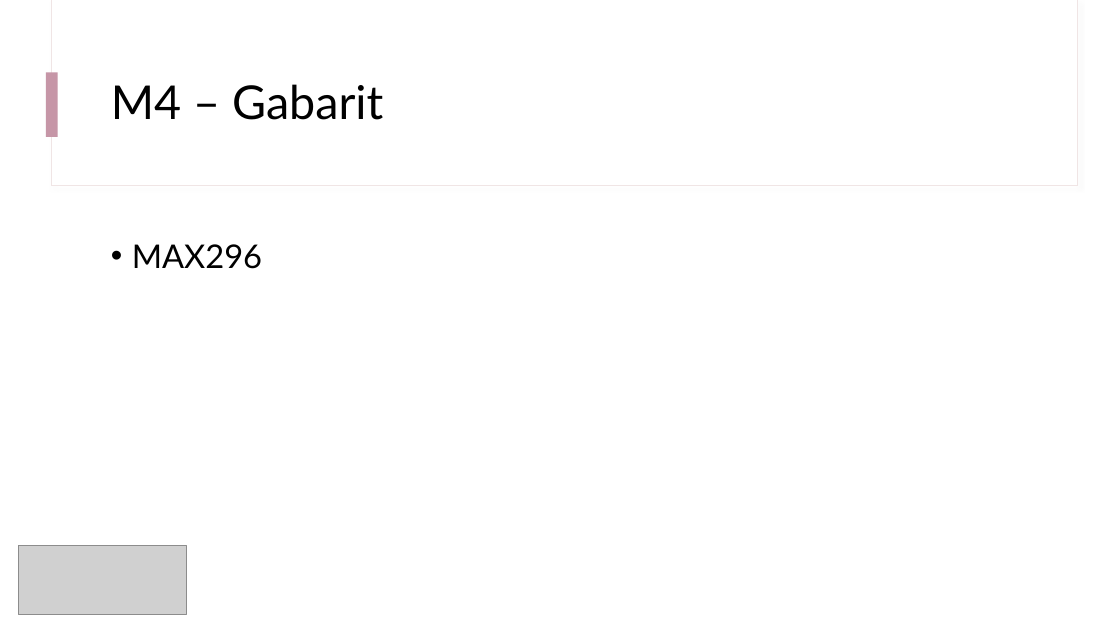
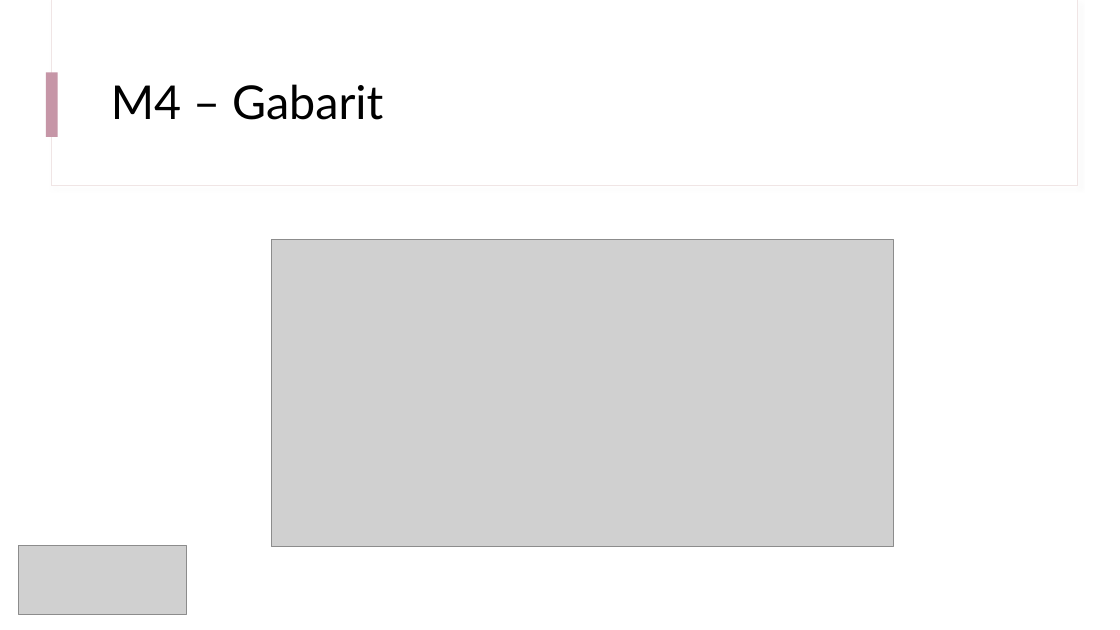
Before and after one commit to IOGS-Digital-Methods/semester-5, a slide deck: slide 13 of CeTI/b2_filtrage/B1_2_filtrage.pptx. Drawn at 1120x630 pixels with LibreOffice and Linux fonts; fonts in the diff are those of the drawing; grey boxes stand for pictures. Boxes give left, top, right and bottom in pixels: in the first picture for what was removed or moved away, otherwise in the second. Text is boxed around its words. In the diff, an @@ line names an element or a change of style, - is before the commit and + after.

```diff
--- a/CeTI/b2_filtrage/B1_2_filtrage.pptx
+++ b/CeTI/b2_filtrage/B1_2_filtrage.pptx
@@ picture added at (x1=271, y1=239, x2=894, y2=546) @@
@@ text removed at (x1=132, y1=244, x2=262, y2=269) @@
-• MAX296
```
Also in this commit, not shown: 6 other files.
